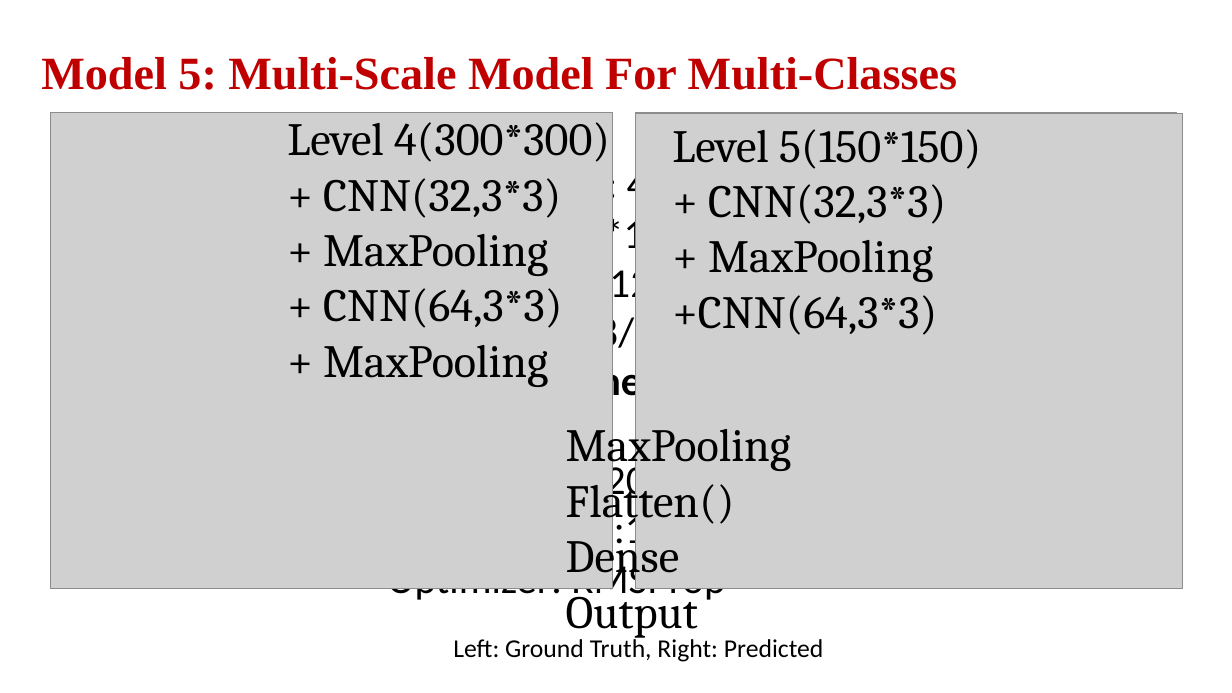
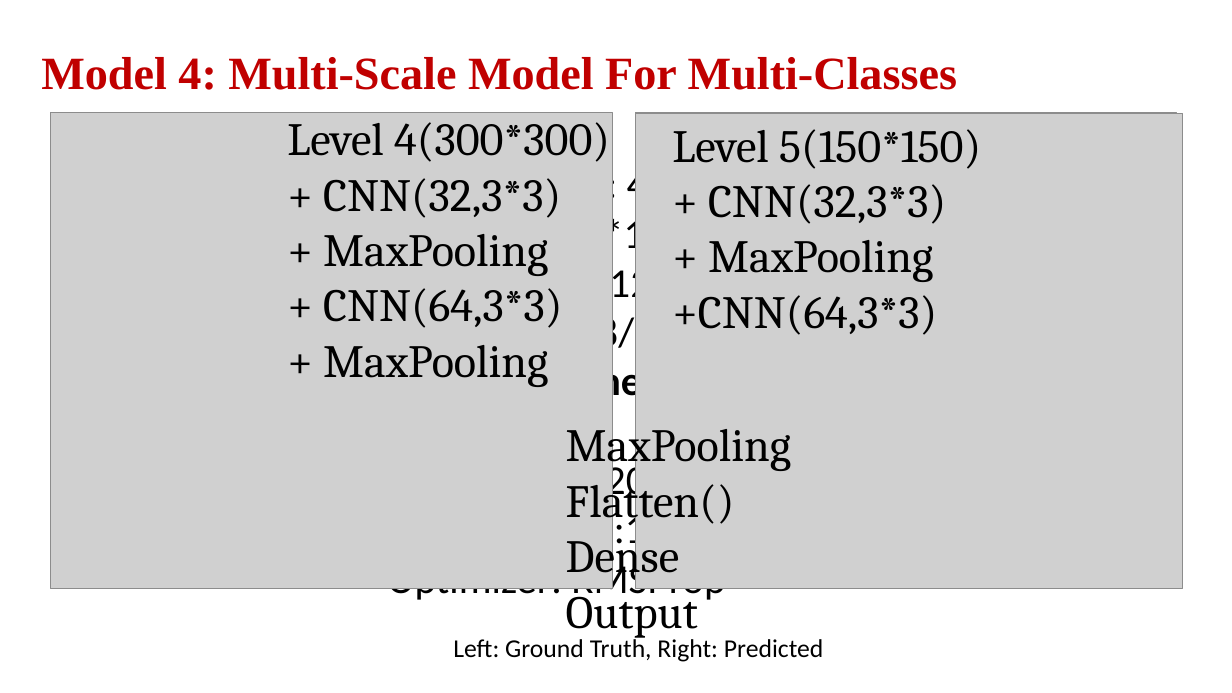
Before and after one commit to abx67/Applied-Deep-Learning, a slide deck: slide 18 of adl.pptx (slide 19 before the commit). Drawn at 1232x693 pixels with LibreOffice and Linux fonts; fonts in the diff are those of the drawing; grey boxes stand for pictures. Boxes give left, top, right and bottom in pixels: in the first picture for what was removed or moved away, otherwise in the second. Text is boxed around its words. In the diff, an @@ line names an element or a change of style, - is before the commit and + after.

```diff
--- a/adl.pptx
+++ b/adl.pptx
@@ text at (41,57,957,90): text changed @@
-Model 5: Multi-Scale Model For Multi-Classes
+Model 4: Multi-Scale Model For Multi-Classes
```
Also in this commit, not shown: 3 other slides changed.
